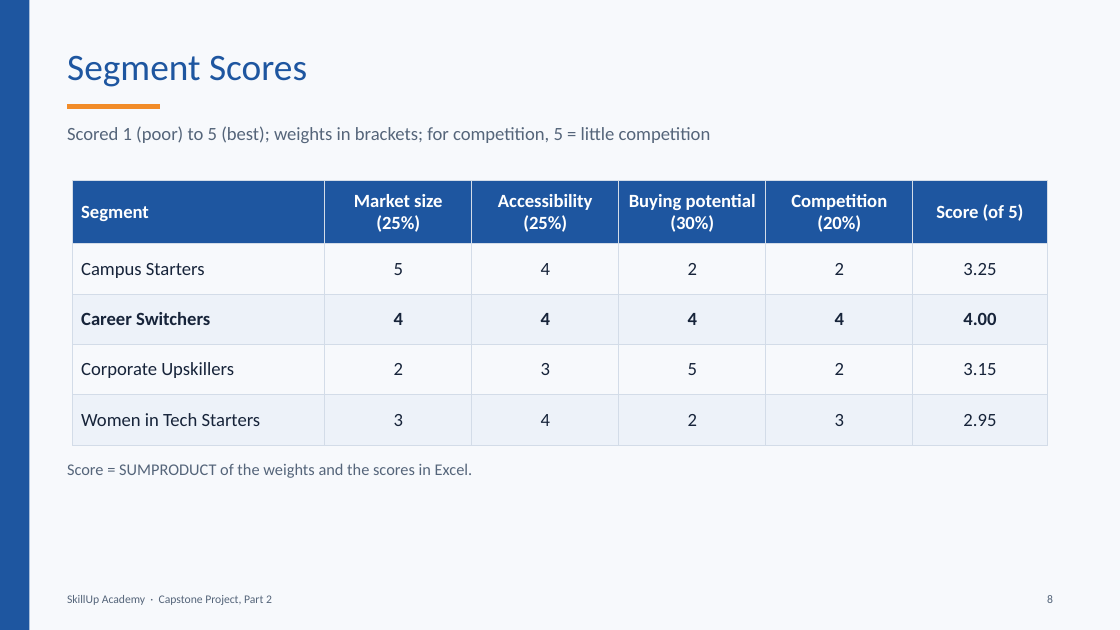
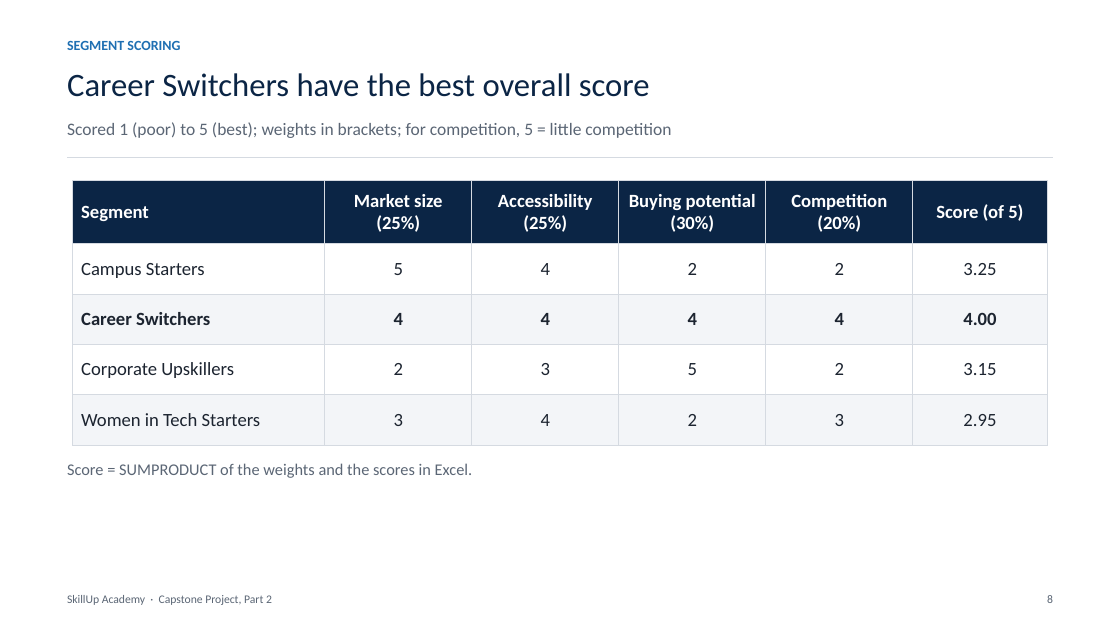
Before and after one commit to BadboyVee/BlackHoleeee, a slide deck: slide 8 of capstone/Customer_Analysis.pptx. Drawn at 1120x630 pixels with LibreOffice and Linux fonts; fonts in the diff are those of the drawing. Boxes give left, top, right and bottom in pixels: in the first picture for what was removed or moved away, otherwise in the second. Text is boxed around its words. In the diff, an @@ line names an element or a change of style, - is before the commit and + after.

```diff
--- a/capstone/Customer_Analysis.pptx
+++ b/capstone/Customer_Analysis.pptx
@@ background #F7F9FC to #FFFFFF @@
@@ rectangle removed at [0,0,29,630] @@
@@ text added at [67,41,180,50], 12 pt, text #1F6FB2, bold @@
+SEGMENT SCORING
@@ title at [67,73,650,97]: text changed; size 32 to 28 pt; text colour #1E56A0 to #0B2545 @@
-Segment Scores
+Career Switchers have the best overall score
@@ text "Scored 1 (poor) to 5 ..." at [67,122,671,138]: size 16 to 15 pt, text colour #55657A to #5B6675 @@
@@ line removed from (67, 107) to (160, 107) @@
@@ line added from (67, 158) to (1053, 158), #D5DAE1 1 pt @@
@@ table at [73,181,1048,445] @@
@@ fill #1E56A0 to #0B2545 in row 1 @@
@@ fill #EDF2F9 to #F3F5F8 in 12 cells @@
@@ text colour #17243A to #1C2430 in "Campus Starters", "5", "4", "2" and 20 more places @@
@@ borders changed @@
```
Also in this commit, not shown: 15 other slides changed, 7 other files.
